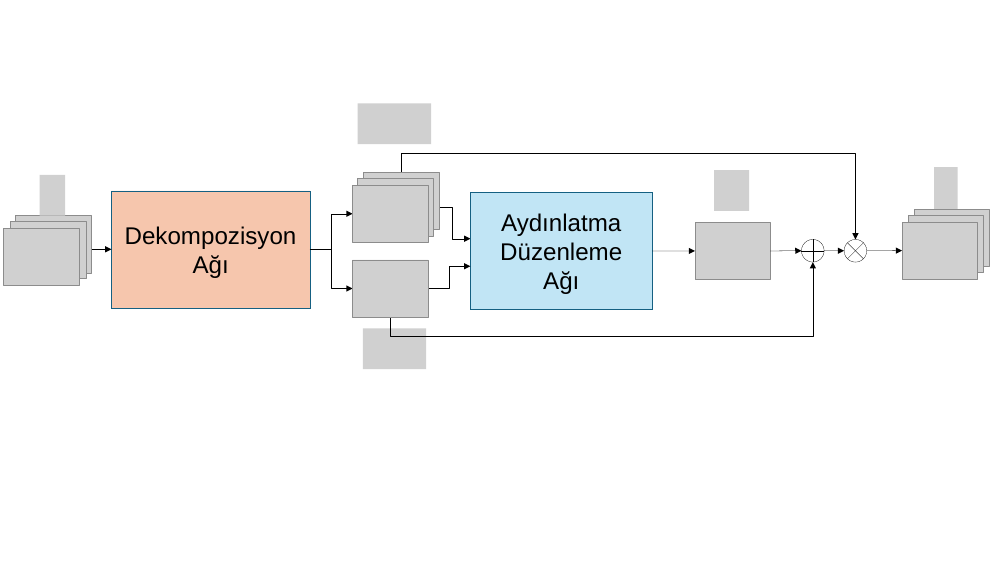
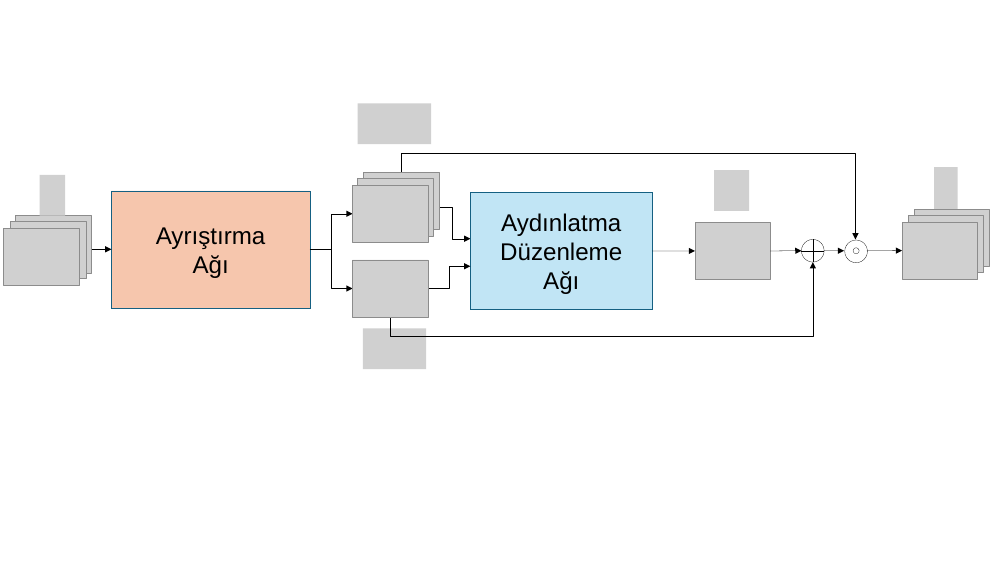
Before and after one commit to medemirhan/Self-supervised-Image-Enhancement-Network-Training-With-Low-Light-Images-Only, a slide deck: slide 4 of network.pptx. Drawn at 1008x567 pixels with LibreOffice and Linux fonts; fonts in the diff are those of the drawing; grey boxes stand for pictures. Boxes give left, top, right and bottom in pixels: in the first picture for what was removed or moved away, otherwise in the second. Text is boxed around its words. In the diff, an @@ line names an element or a change of style, - is before the commit and + after.

```diff
--- a/network.pptx
+++ b/network.pptx
@@ text in rectangle at (x1=156, y1=227, x2=266, y2=249): text changed @@
-Dekompozisyon
+Ayrıştırma
@@ ellipse at (x1=845, y1=240, x2=867, y2=263): flow chart summing junction to ellipse @@
@@ ellipse added at (x1=853, y1=248, x2=859, y2=254), outline #000000 0.25 pt @@
```
Also in this commit, not shown: 12 other files.
